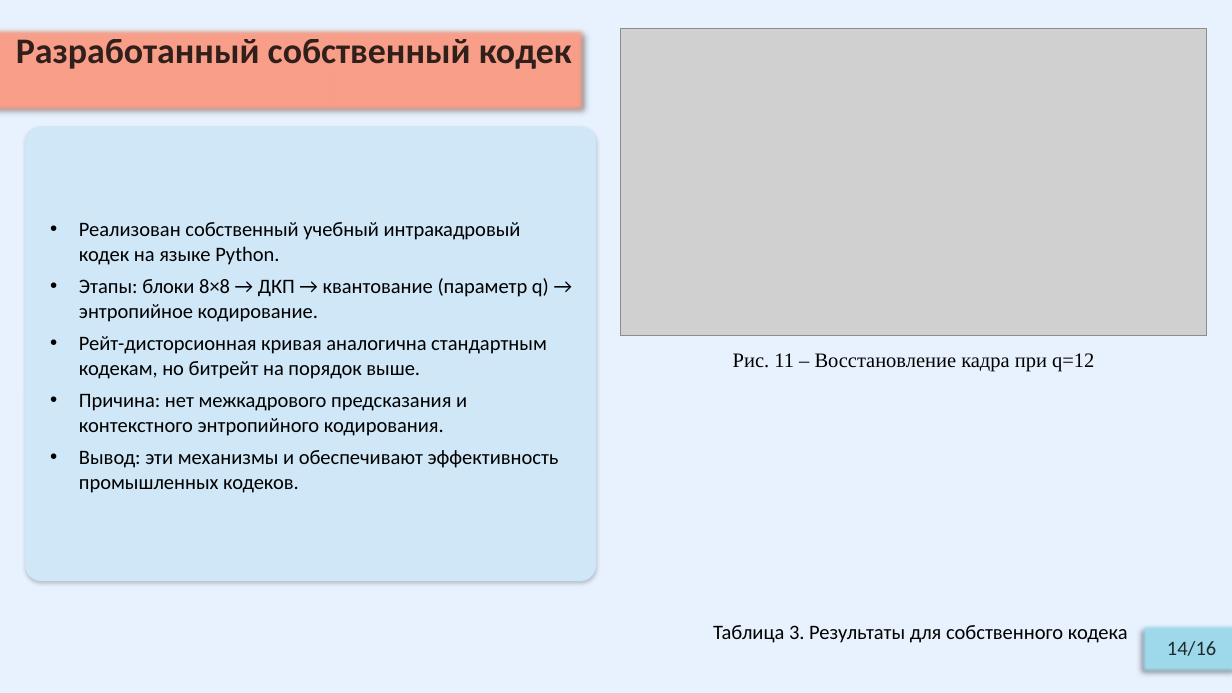
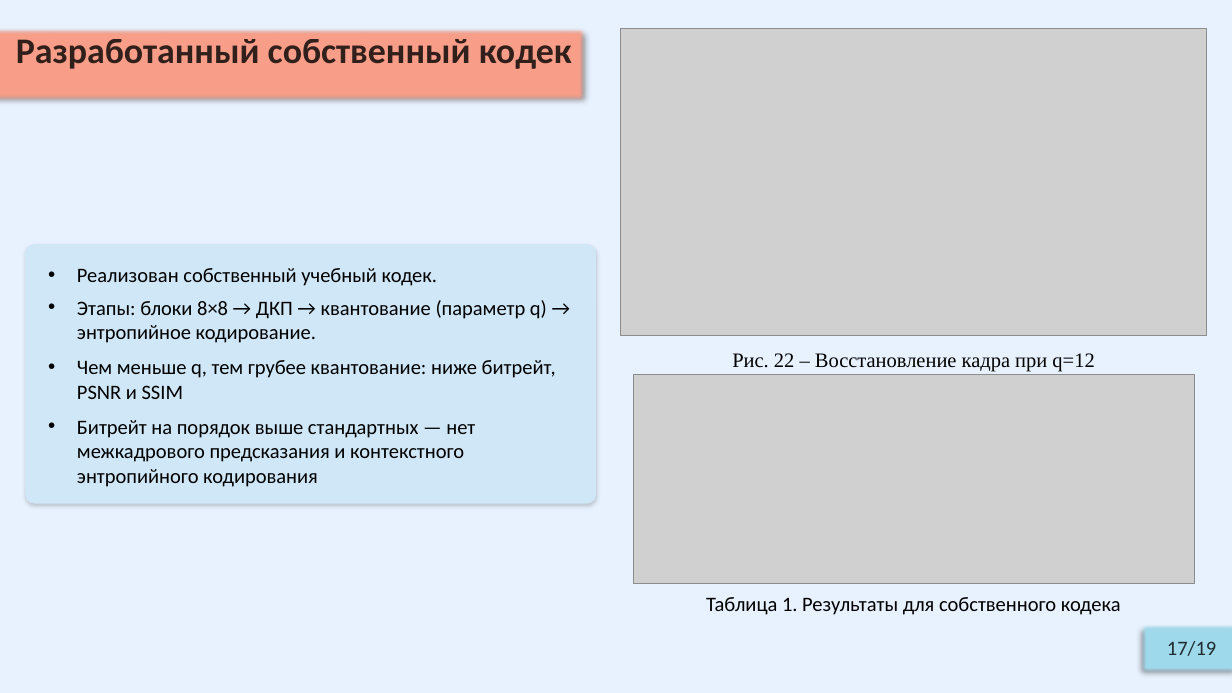
Before and after one commit to Relax-FM/Diploma, a slide deck: slide 17 of master/Diploma/presentation/OnyushevA_RK6-41M_v2.pptx (slide 13 before the commit). Drawn at 1232x693 pixels with LibreOffice and Linux fonts; fonts in the diff are those of the drawing; grey boxes stand for pictures. Boxes give left, top, right and bottom in pixels: in the first picture for what was removed or moved away, otherwise in the second. Text is boxed around its words. In the diff, an @@ line names an element or a change of style, - is before the commit and + after.

```diff
--- a/master/Diploma/presentation/OnyushevA_RK6-41M_v2.pptx
+++ b/master/Diploma/presentation/OnyushevA_RK6-41M_v2.pptx
@@ subtitle "Разработанный собственный кодек": place and size @@
-subtitle "Разработанный собственный кодек" at box(0, 29, 584, 112)
+subtitle "Разработанный собственный кодек" at box(0, 29, 584, 101)
@@ rounded rectangle "Реализован собственный учебный кодек.": place and size @@
-rounded rectangle "Реализован собственный учебный кодек." at box(25, 127, 596, 581)
+rounded rectangle "Реализован собственный учебный кодек." at box(25, 244, 596, 504)
@@ text in rounded rectangle at box(77, 268, 437, 286): text changed @@
-• Реализован собственный учебный интракадровый кодек на языке Python.
+• Реализован собственный учебный кодек.
@@ text at box(732, 353, 1094, 372): text changed @@
-Рис. 11 – Восстановление кадра при q=12
+Рис. 22 – Восстановление кадра при q=12
@@ text in rounded rectangle at box(77, 360, 556, 487): text changed @@
-• Рейт-дисторсионная кривая аналогична стандартным кодекам, но битрейт на порядок выше.
-• Причина: нет межкадрового предсказания и контекстного энтропийного кодирования.
-• Вывод: эти механизмы и обеспечивают эффективность промышленных кодеков.
+• Чем меньше q, тем грубее квантование: ниже битрейт, PSNR и SSIM
+• Битрейт на порядок выше стандартных — нет межкадрового предсказания и контекстного энтропийного кодирования
@@ picture added at box(633, 374, 1194, 583) @@
@@ text at box(706, 597, 1121, 615): text changed @@
-Таблица 3. Результаты для собственного кодека
+Таблица 1. Результаты для собственного кодека
@@ text in rectangle at box(1167, 641, 1216, 656): text changed @@
-14/16
+17/19
```
Also in this commit, not shown: 13 other slides changed, 4 slides added, 1 slide removed, 2 other files.
